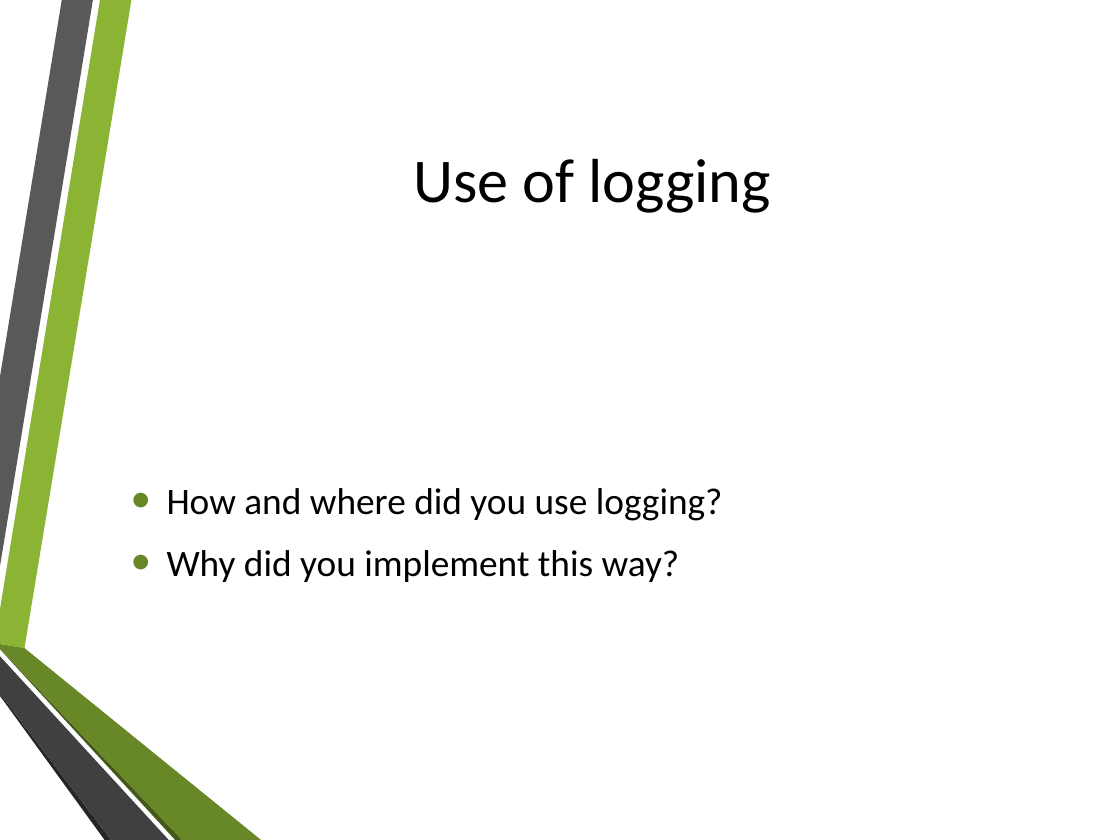
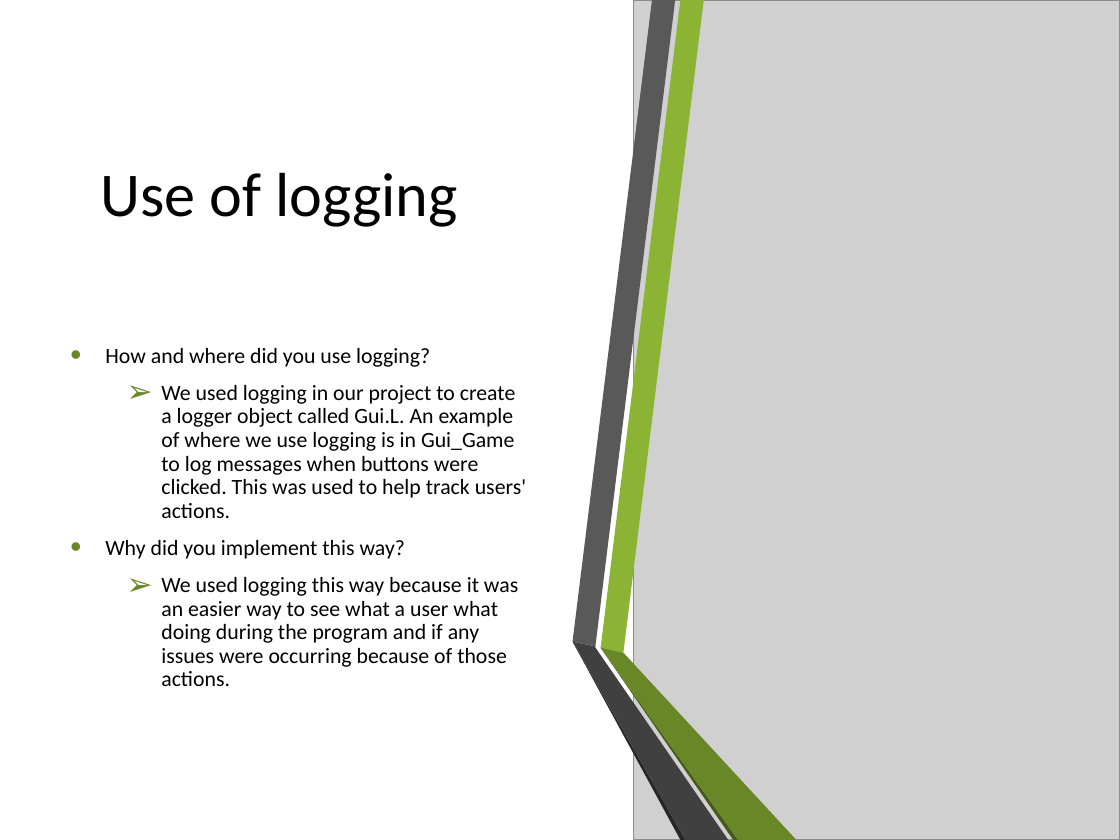
Before and after one commit to clampett/recycling-aid, a slide deck: slide 10 of Recycling Aid Presentation.pptx. Drawn at 1120x840 pixels with LibreOffice and Linux fonts; fonts in the diff are those of the drawing; grey boxes stand for pictures; background and template pictures are left out. Boxes give left, top, right and bottom in pixels: in the first picture for what was removed or moved away, otherwise in the second. Text is boxed around its words. In the diff, an @@ line names an element or a change of style, - is before the commit and + after.

```diff
--- a/Recycling Aid Presentation.pptx
+++ b/Recycling Aid Presentation.pptx
@@ rectangle added at (x1=0, y1=0, x2=1120, y2=840), fill #FFFFFF @@
@@ picture added at (x1=633, y1=0, x2=1120, y2=840) @@
@@ title "Use of logging" moved from (x1=413, y1=158, x2=770, y2=213) to (x1=100, y1=172, x2=457, y2=227) @@
@@ title "Use of logging" at (x1=100, y1=172, x2=457, y2=227): alignment centre to left @@
@@ text "How and where did you ..." moved from (x1=167, y1=488, x2=723, y2=582) to (x1=105, y1=348, x2=526, y2=686) @@
@@ text at (x1=105, y1=348, x2=430, y2=559): size 24 to 14 pt in "How and where did you use logging?", "Why did you implement this way?"; line spacing 1 to 0.9; less space between paragraphs @@
@@ text at (x1=161, y1=385, x2=526, y2=518): paragraph added @@
+  ➢ We used logging in our project to create a logger object called Gui.L. An example of where we use logging is in Gui_Game to log messages when buttons were clicked. This was used to help track users' actions.
@@ text at (x1=161, y1=577, x2=518, y2=686): paragraph added @@
+  ➢ We used logging this way because it was an easier way to see what a user what doing during the program and if any issues were occurring because of those actions.
@@ group added at (x1=572, y1=0, x2=796, y2=840): 6 freeform shapes @@
```
Also in this commit, not shown: 9 other slides changed, 1 slide added, 1 slide removed.
